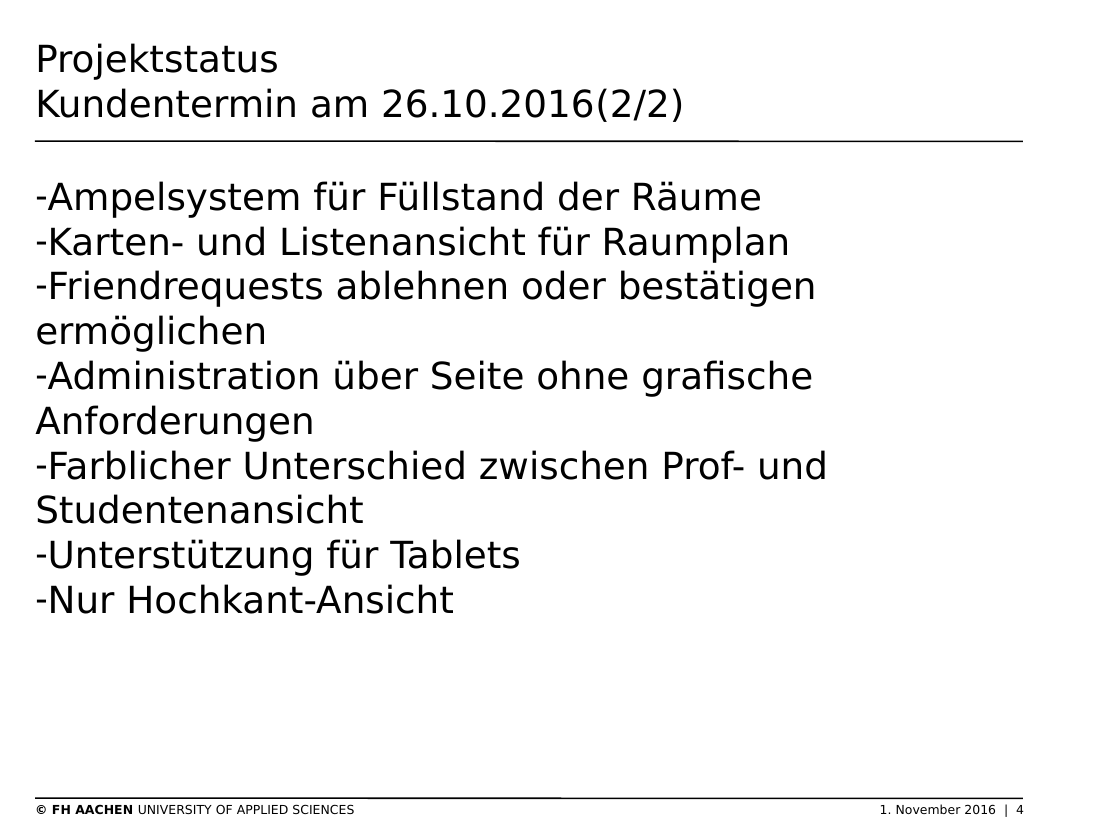
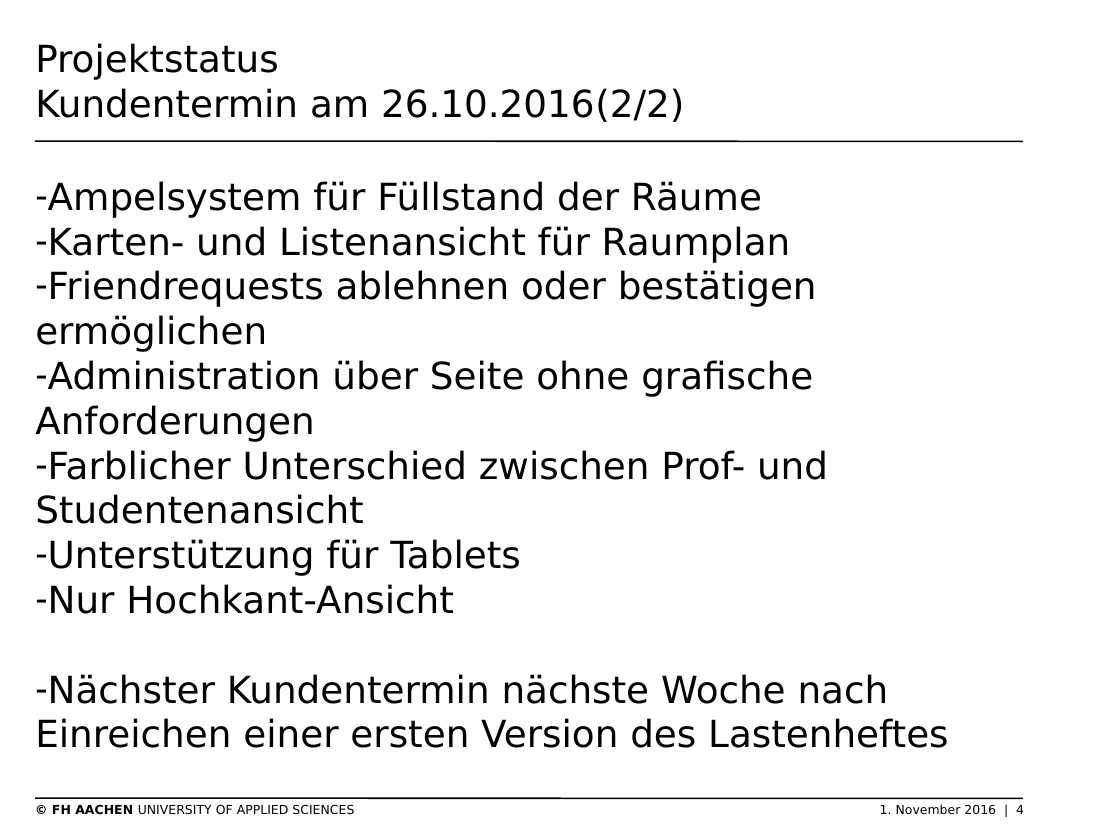
Before and after one commit to thomasgor/swe, a slide deck: slide 4 of Dokumente/Coaching/2016-11-02 Präsentation Projektmgmt.pptx. Drawn at 1120x840 pixels with LibreOffice and Linux fonts; fonts in the diff are those of the drawing; background and template pictures are left out. Boxes give left, top, right and bottom in pixels: in the first picture for what was removed or moved away, otherwise in the second. Text is boxed around its words. In the diff, an @@ line names an element or a change of style, - is before the commit and + after.

```diff
--- a/Dokumente/Coaching/2016-11-02 Präsentation Projektmgmt.pptx
+++ b/Dokumente/Coaching/2016-11-02 Präsentation Projektmgmt.pptx
@@ text at bbox=[35, 674, 948, 748]: paragraph added @@
+– Nächster Kundentermin nächste Woche nach Einreichen einer ersten Version des Lastenheftes
```
Also in this commit, not shown: 1 other slide changed, 1 other file.
